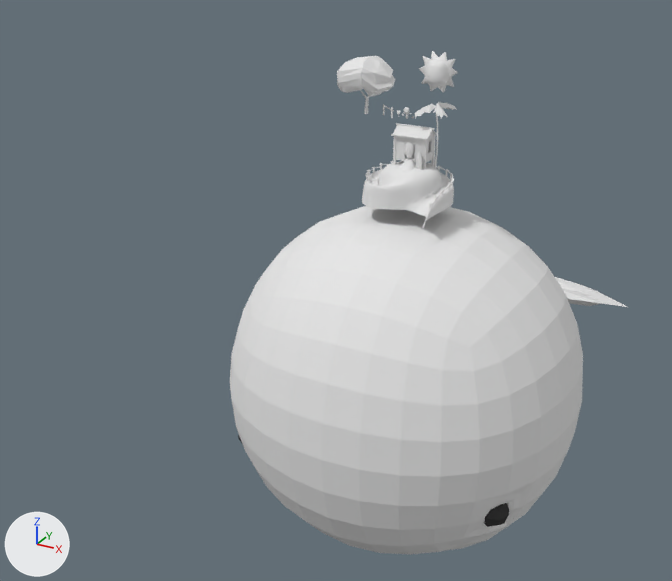
An edit to the Blender file src/models/world/World_Scales.blend, drawn before and after from the same camera.
Camera for both pictures: a 50 mm lens placed at (3202.0, -7162.0, 2414.0), pointed at (-1059.0, 585.0, -1460.0). Lighting does not change. The marker at lower left points along +X, +Y and +Z.
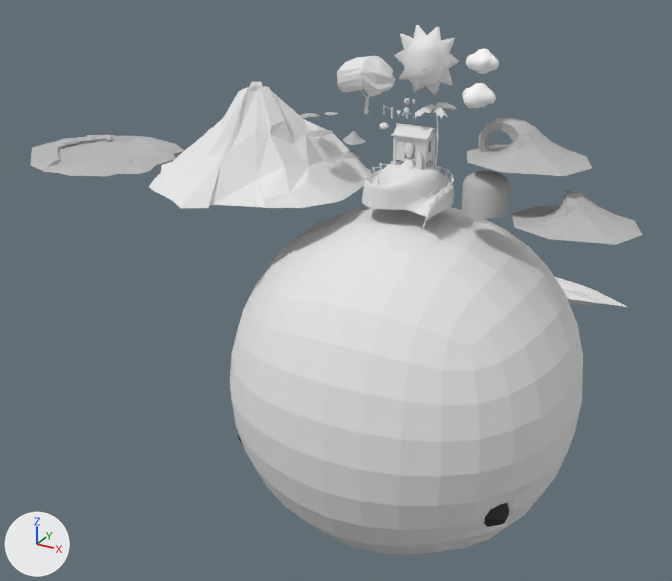
Diff of the bpy script that builds the scene:
```diff
--- a/src/models/world/World_Scales.blend.py
+++ b/src/models/world/World_Scales.blend.py
@@ ob_cube_001 @@
 ob_cube_001 = bpy.data.objects.new('Cube.001', me_cube_016)
-ob_cube_001.location = (216.0, 2.0, 961.0)
-ob_cube_001.scale = (211.0, 211.0, 211.0)
+ob_cube_001.location = (105.0, 2.0, 1028.0)
+ob_cube_001.scale = (355.0, 355.0, 355.0)
 _m = ob_cube_001.modifiers.new('Mirror', 'MIRROR')
@@ ob_mesh_051 @@
+ob_mesh_051 = bpy.data.objects.new('Mesh.051', me_polysurface1_003)  # 16 vertices, 11 faces; spans x -2.02..-0.06, y -0.05..0.05, z -2.3..0.06; in mat_initialshadinggro_013 (grey #bcbcbc)
+ob_mesh_051.location = (-927.0, -96.0, 492.0)
+ob_mesh_051.rotation_euler = (1.571, 0.0, 0.0)  # degrees (90, 0, 0)
+ob_mesh_051.scale = (80.0, 80.0, 80.0)
@@ ob_mesh_050 @@
+ob_mesh_050 = bpy.data.objects.new('Mesh.050', me_polysurface1_002)  # 24 vertices, 17 faces; spans x -1.23..1.35, y -0.05..0.05, z -0.88..2.44; in mat_initialshadinggro_012 (grey #bcbcbc)
+ob_mesh_050.location = (-862.0, -27.0, 370.0)
+ob_mesh_050.rotation_euler = (1.571, 0.0, 0.0)  # degrees (90, 0, 0)
+ob_mesh_050.scale = (80.4, 80.4, 80.4)
@@ ob_mesh_049 @@
+ob_mesh_049 = bpy.data.objects.new('Mesh.049', me_pcube1_001)  # 140 vertices, 254 faces; spans x -1.31..1.26, y -0.05..0.08, z -1.54..1.29; in mat_initialshadinggro_011 (grey #bcbcbc); modifiers EDGE_SPLIT
+ob_mesh_049.location = (-3407.0, -117.0, -112.0)
+ob_mesh_049.rotation_euler = (1.571, 0.0, 4.104)  # degrees (90, 0, 235)
+ob_mesh_049.scale = (594.0, 594.0, 594.0)
@@ ob_mesh_048 @@
+ob_mesh_048 = bpy.data.objects.new('Mesh.048', me_psphere1_006)  # 97 vertices, 96 faces; spans x -1.09..1.01, y 0.0..0.83, z -1.01..1.09; in mat_initialshadinggro_010 (grey #bcbcbc)
+ob_mesh_048.location = (-561.0, 0.0, 309.0)
+ob_mesh_048.rotation_euler = (1.571, 0.0, 0.0)  # degrees (90, 0, 0)
+ob_mesh_048.scale = (101.0, 101.0, 101.0)
@@ ob_mesh_047 @@
+ob_mesh_047 = bpy.data.objects.new('Mesh.047', me_psphere1_005)  # 49 vertices, 44 faces; spans x -2.77..2.76, y 0.0..1.07, z -2.77..2.76; in mat_initialshadinggro_009 (grey #bcbcbc)
+ob_mesh_047.location = (-570.0, 0.0, 179.0)
+ob_mesh_047.rotation_euler = (1.571, 0.0, 0.0)  # degrees (90, 0, 0)
+ob_mesh_047.scale = (38.7, 38.7, 38.7)
@@ ob_plane_002 @@
+ob_plane_002 = bpy.data.objects.new('Plane.002', me_plane_003)  # 58 vertices, 56 faces; spans x -4.04..6.07, y -4.5..4.42, z -4.61..2.44; modifiers SUBSURF
+ob_plane_002.location = (-271.0, 0.0, 474.0)
+ob_plane_002.rotation_euler = (3.142, 0.0, 0.0)  # degrees (180, 0, 0)
+ob_plane_002.scale = (8.97, 8.97, 8.97)
@@ ob_mesh_046 @@
+ob_mesh_046 = bpy.data.objects.new('Mesh.046', me_psphere1_004)  # 151 vertices, 136 faces; spans x -1.1..1.01, y -0.02..0.87, z -1.03..1.06; in mat_material (white #e7e7e7)
+ob_mesh_046.location = (-1562.0, -19.0, -140.0)
+ob_mesh_046.rotation_euler = (1.571, 0.0, 3.697)  # degrees (90, 0, 212)
+ob_mesh_046.scale = (985.0, 985.0, 985.0)
@@ ob_mesh_044 @@
+ob_mesh_044 = bpy.data.objects.new('Mesh.044', me_psphere1_003)  # 49 vertices, 44 faces; spans x -1.41..1.41, y 0.0..0.82, z -1.41..1.97; in mat_initialshadinggro_008 (grey #bcbcbc)
+ob_mesh_044.location = (1377.0, 0.0, -116.0)
+ob_mesh_044.rotation_euler = (1.571, 0.0, 1.571)  # degrees (90, 0, 90)
+ob_mesh_044.scale = (315.0, 315.0, 315.0)
@@ ob_mesh_043 @@
+ob_mesh_043 = bpy.data.objects.new('Mesh.043', me_psphere1_002)  # 96 vertices, 88 faces; spans x -1.41..1.41, y -0.03..0.97, z -1.41..1.87; in mat_initialshadinggro_007 (grey #bcbcbc)
+ob_mesh_043.location = (910.0, 145.0, 319.0)
+ob_mesh_043.rotation_euler = (1.571, 0.0, 1.571)  # degrees (90, 0, 90)
+ob_mesh_043.scale = (326.0, 326.0, 326.0)
@@ ob_mesh_042 @@
+ob_mesh_042 = bpy.data.objects.new('Mesh.042', me_psphere1_001)  # 81 vertices, 72 faces; spans x -1.0..1.0, y -1.19..0.54, z -1.0..1.0; in mat_initialshadinggro_003 (grey #bcbcbc)
+ob_mesh_042.location = (697.0, 0.0, 101.0)
+ob_mesh_042.rotation_euler = (1.571, 0.0, 0.0)  # degrees (90, 0, 0)
+ob_mesh_042.scale = (195.0, 195.0, 195.0)
@@ ob_mesh_041 @@
+ob_mesh_041 = bpy.data.objects.new('Mesh.041', me_polysurface2_001)  # 115 vertices, 115 faces; spans x -2.34..2.06, y -1.39..1.7, z -1.8..1.93; in mat_lambert2sg_001 (white #ffffff)
+ob_mesh_041.location = (589.0, 0.0, 822.0)
+ob_mesh_041.rotation_euler = (1.571, 0.0, 0.0)  # degrees (90, 0, 0)
+ob_mesh_041.scale = (65.6, 65.6, 65.6)
@@ ob_mesh_040 @@
+ob_mesh_040 = bpy.data.objects.new('Mesh.040', me_polysurface1_001)  # 96 vertices, 95 faces; spans x -2.34..2.06, y -1.39..1.79, z -1.32..1.48; in mat_lambert2sg (white #ffffff)
+ob_mesh_040.location = (600.0, 0.0, 1092.0)
+ob_mesh_040.rotation_euler = (1.571, 0.0, 0.0)  # degrees (90, 0, 0)
+ob_mesh_040.scale = (64.0, 64.0, 64.0)
```

Location of each change, [x1, y1, x2, y2] in pixels of the pictures (672 x 581 px):
'Mesh.046', added
    after: [149, 82, 371, 208]
'Mesh.049', added
    after: [30, 135, 185, 176]
'Mesh.043', added
    after: [467, 118, 592, 176]
'Mesh.044', added
    after: [512, 190, 642, 245]
'Cube.001', moved, rescaled (65% wider, 67% taller)
    before: [419, 51, 458, 92]
    after: [394, 25, 459, 94]
'Mesh.042', added
    after: [462, 170, 510, 219]
'Mesh.041', added
    after: [462, 83, 496, 108]
'Mesh.040', added
    after: [466, 48, 499, 74]
'Mesh.048', added
    after: [343, 132, 366, 145]
'Mesh.047', added
    after: [341, 150, 364, 159]
'Mesh.050', added
    after: [305, 130, 333, 137]
'Mesh.051', added
    after: [300, 113, 320, 118]
'Plane.002', added
    after: [379, 122, 389, 129]
